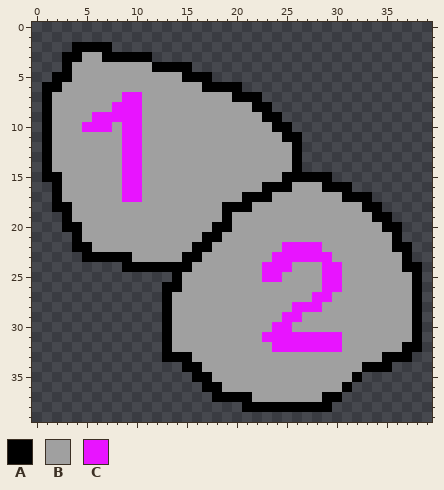
Pixel-art sprite: SourceCode/src/main/resources/base/Icons/AdditionalCountingTool.png. This is how it looked before the edit.
The file is 40x40 pixels.
Palette (. is transparent): A #000000  B #a0a0a0  C #e814ff
Once edited:
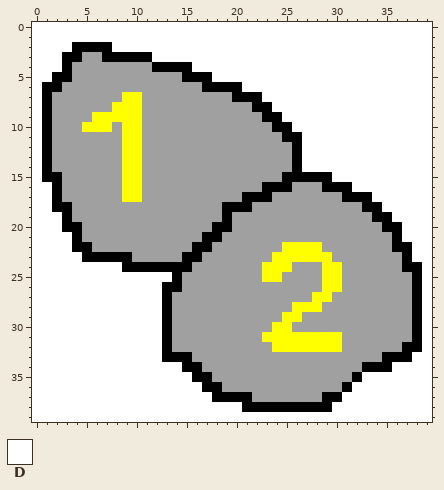
Colours new in this view: D #ffffff
Diff:
@@ palette @@
-C #e814ff
+C #ffff00
@@ x 0..39 @@
- 0 ........................................
- 1 ........................................
- 2 ....AAAA................................
- 3 ...AABBAAAAA............................
- 4 ...ABBBBBBBBAAAA........................
- 5 ..AABBBBBBBBBBBAAA......................
- 6 .AABBBBBBBBBBBBBBAAAA...................
- 7 .ABBBBBBBCCBBBBBBBBBAAA.................
- 8 .ABBBBBBCCCBBBBBBBBBBBAA................
- 9 .ABBBBCCCCCBBBBBBBBBBBBAA...............
-10 .ABBBCCCBCCBBBBBBBBBBBBBAA..............
-11 .ABBBBBBBCCBBBBBBBBBBBBBBAA.............
-12 .ABBBBBBBCCBBBBBBBBBBBBBBBA.............
-13 .ABBBBBBBCCBBBBBBBBBBBBBBBA.............
-14 .ABBBBBBBCCBBBBBBBBBBBBBBBA.............
-15 .AABBBBBBCCBBBBBBBBBBBBBBAAAAA..........
-16 ..ABBBBBBCCBBBBBBBBBBBBAAABBBAAA........
-17 ..ABBBBBBCCBBBBBBBBBBAAABBBBBBBAAA......
-18 ..AABBBBBBBBBBBBBBBAAABBBBBBBBBBBAA.....
-19 ...ABBBBBBBBBBBBBBBABBBBBBBBBBBBBBAA....
-20 ...AABBBBBBBBBBBBBAABBBBBBBBBBBBBBBAA...
-21 ....ABBBBBBBBBBBBAABBBBBBBBBBBBBBBBBA...
-22 ....AABBBBBBBBBBAABBBBBBBCCCCBBBBBBBAA..
-23 .....AAAAABBBBBAABBBBBBBCCCCCCBBBBBBBA..
-24 .........AAAAAAABBBBBBBCCCBBBCCBBBBBBAA.
-25 ..............ABBBBBBBBCCBBBBCCBBBBBBBA.
-26 .............AABBBBBBBBBBBBBBCCBBBBBBBA.
-27 .............ABBBBBBBBBBBBBBCCBBBBBBBBA.
-28 .............ABBBBBBBBBBBBCCCBBBBBBBBBA.
-29 .............ABBBBBBBBBBBCCBBBBBBBBBBBA.
-30 .............ABBBBBBBBBBCCBBBBBBBBBBBBA.
-31 .............ABBBBBBBBBCCCCCCCCBBBBBBBA.
-32 .............ABBBBBBBBBBCCCCCCCBBBBBBAA.
-33 .............AAABBBBBBBBBBBBBBBBBBBAAA..
-34 ...............AABBBBBBBBBBBBBBBBAAA....
-35 ................AABBBBBBBBBBBBBBA.......
-36 .................AABBBBBBBBBBBBA........
-37 ..................AAAABBBBBBBAA.........
-38 .....................AAAAAAAAA..........
-39 ........................................
+ 0 DDDDDDDDDDDDDDDDDDDDDDDDDDDDDDDDDDDDDDDD
+ 1 DDDDDDDDDDDDDDDDDDDDDDDDDDDDDDDDDDDDDDDD
+ 2 DDDDAAAADDDDDDDDDDDDDDDDDDDDDDDDDDDDDDDD
+ 3 DDDAABBAAAAADDDDDDDDDDDDDDDDDDDDDDDDDDDD
+ 4 DDDABBBBBBBBAAAADDDDDDDDDDDDDDDDDDDDDDDD
+ 5 DDAABBBBBBBBBBBAAADDDDDDDDDDDDDDDDDDDDDD
+ 6 DAABBBBBBBBBBBBBBAAAADDDDDDDDDDDDDDDDDDD
+ 7 DABBBBBBBCCBBBBBBBBBAAADDDDDDDDDDDDDDDDD
+ 8 DABBBBBBCCCBBBBBBBBBBBAADDDDDDDDDDDDDDDD
+ 9 DABBBBCCCCCBBBBBBBBBBBBAADDDDDDDDDDDDDDD
+10 DABBBCCCBCCBBBBBBBBBBBBBAADDDDDDDDDDDDDD
+11 DABBBBBBBCCBBBBBBBBBBBBBBAADDDDDDDDDDDDD
+12 DABBBBBBBCCBBBBBBBBBBBBBBBADDDDDDDDDDDDD
+13 DABBBBBBBCCBBBBBBBBBBBBBBBADDDDDDDDDDDDD
+14 DABBBBBBBCCBBBBBBBBBBBBBBBADDDDDDDDDDDDD
+15 DAABBBBBBCCBBBBBBBBBBBBBBAAAAADDDDDDDDDD
+16 DDABBBBBBCCBBBBBBBBBBBBAAABBBAAADDDDDDDD
+17 DDABBBBBBCCBBBBBBBBBBAAABBBBBBBAAADDDDDD
+18 DDAABBBBBBBBBBBBBBBAAABBBBBBBBBBBAADDDDD
+19 DDDABBBBBBBBBBBBBBBABBBBBBBBBBBBBBAADDDD
+20 DDDAABBBBBBBBBBBBBAABBBBBBBBBBBBBBBAADDD
+21 DDDDABBBBBBBBBBBBAABBBBBBBBBBBBBBBBBADDD
+22 DDDDAABBBBBBBBBBAABBBBBBBCCCCBBBBBBBAADD
+23 DDDDDAAAAABBBBBAABBBBBBBCCCCCCBBBBBBBADD
+24 DDDDDDDDDAAAAAAABBBBBBBCCCBBBCCBBBBBBAAD
+25 DDDDDDDDDDDDDDABBBBBBBBCCBBBBCCBBBBBBBAD
+26 DDDDDDDDDDDDDAABBBBBBBBBBBBBBCCBBBBBBBAD
+27 DDDDDDDDDDDDDABBBBBBBBBBBBBBCCBBBBBBBBAD
+28 DDDDDDDDDDDDDABBBBBBBBBBBBCCCBBBBBBBBBAD
+29 DDDDDDDDDDDDDABBBBBBBBBBBCCBBBBBBBBBBBAD
+30 DDDDDDDDDDDDDABBBBBBBBBBCCBBBBBBBBBBBBAD
+31 DDDDDDDDDDDDDABBBBBBBBBCCCCCCCCBBBBBBBAD
+32 DDDDDDDDDDDDDABBBBBBBBBBCCCCCCCBBBBBBAAD
+33 DDDDDDDDDDDDDAAABBBBBBBBBBBBBBBBBBBAAADD
+34 DDDDDDDDDDDDDDDAABBBBBBBBBBBBBBBBAAADDDD
+35 DDDDDDDDDDDDDDDDAABBBBBBBBBBBBBBADDDDDDD
+36 DDDDDDDDDDDDDDDDDAABBBBBBBBBBBBADDDDDDDD
+37 DDDDDDDDDDDDDDDDDDAAAABBBBBBBAADDDDDDDDD
+38 DDDDDDDDDDDDDDDDDDDDDAAAAAAAAADDDDDDDDDD
+39 DDDDDDDDDDDDDDDDDDDDDDDDDDDDDDDDDDDDDDDD
